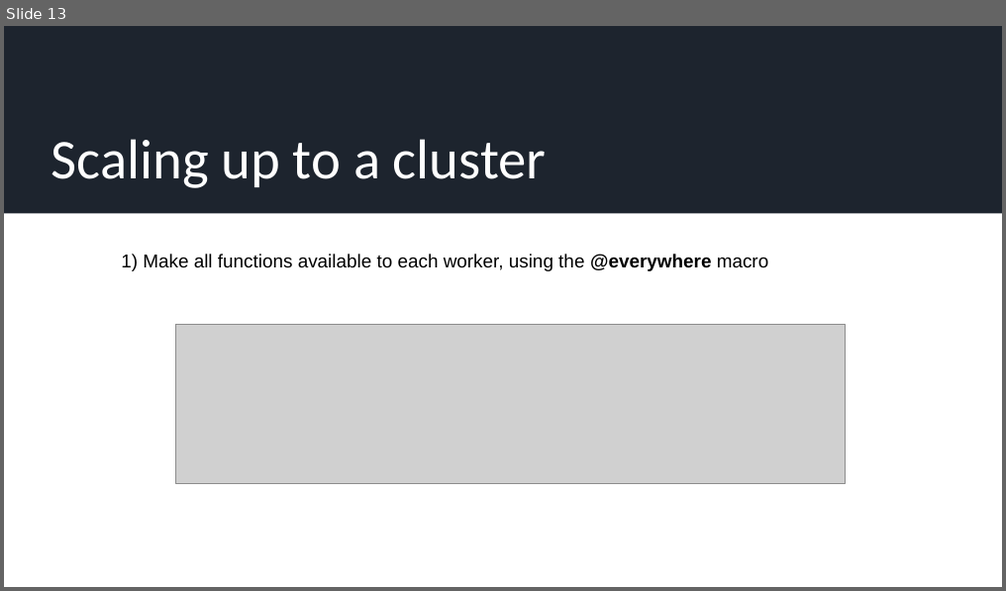
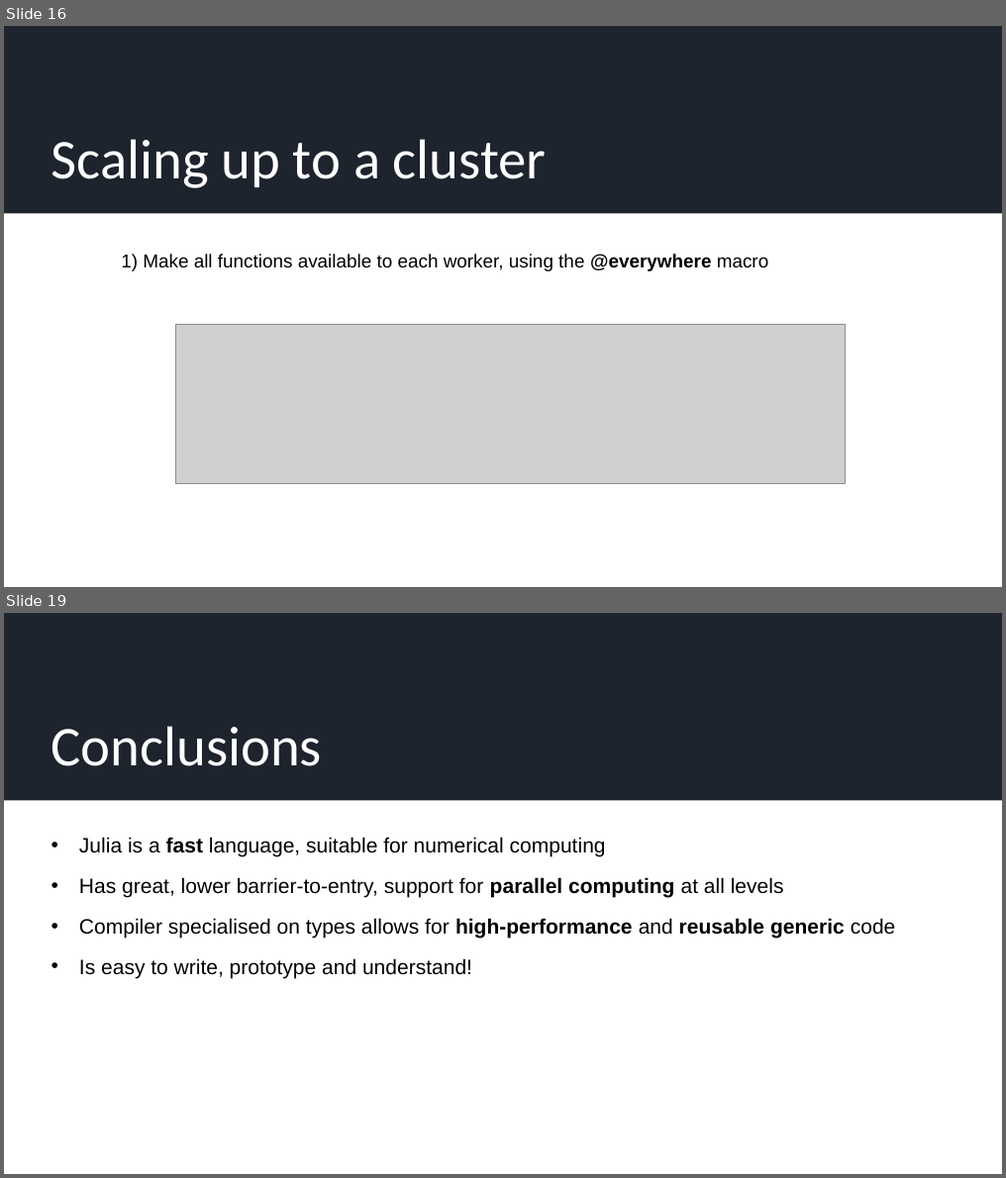
Before and after one commit to JamieMair/julia-for-research-with-hpc, a slide deck: Practical examples of accelerating numerical and ML research.pptx. Shown one above the other, each under a label of ours: slide 13 before the commit, slides 16 and 19 after it; the slides between them are not shown. The pictures are 1006x591 and 1006x1178 pixels, drawn with LibreOffice and Linux fonts; fonts in the diff are those of the drawing; grey boxes stand for pictures. Boxes give left, top, right and bottom in pixels: in the first picture for what was removed or moved away, otherwise in the second. Text is boxed around its words. In the diff, an @@ line names an element or a change of style, - is before the commit and + after.

```diff
--- a/Practical examples of accelerating numerical and ML research.pptx
+++ b/Practical examples of accelerating numerical and ML research.pptx
@@ slide 19 added at [4,613,1002,1174], background #FFFFFF; not listed: 1 template element that a slide beside it also shows @@
@@ title added at [52,726,323,766], 54 pt, text #FFFFFF @@
+Conclusions
@@ text added at [79,837,896,978], 20 pt, text #000000 @@
+• Julia is a fast language, suitable for numerical computing
+• Has great, lower barrier-to-entry, support for parallel computing at all levels
+• Compiler specialised on types allows for high-performance and reusable generic code
+• Is easy to write, prototype and understand!
@@ what was slide 13 is now slide 16 @@
```
Also in this commit, not shown: 6 slides changed, 6 other slides added, 1 slide removed.
